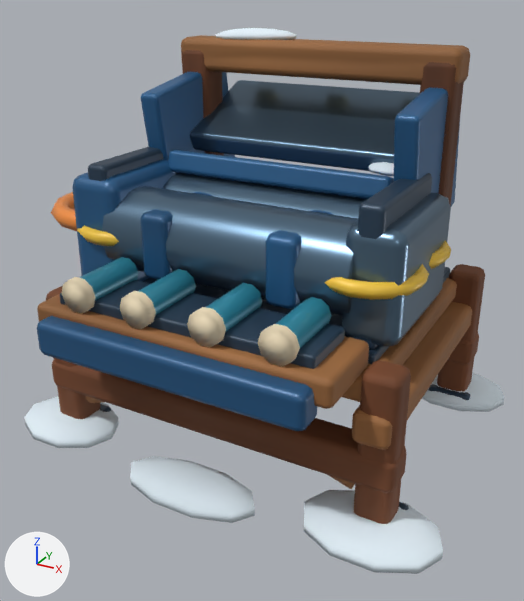
What one commit did to the glTF model HavenlineGodot/assets/stations_v2/intake_machine.glb.
Rendered twice from a 50 mm lens placed at (1.71, -3.24, 2.35), pointed at (0.0, -0.14, 0.8). Every picture has the same lights, and +X, +Y and +Z are marked at lower left. The older version comes first. Vertices at exactly the same position are counted once.

The scene before the commit, as lines of its bpy script (objects in view):
```python
me_intake_machine = bpy.data.meshes.new('intake_machine')
me_intake_machine.from_pydata(...)  # 4532 vertices, 8560 faces; spans x -1.29..1.21, y -1.08..1.02, z 0.0..2.12
me_intake_machine.materials.append(mat_hl_snow)
me_intake_machine.materials.append(mat_hl_wood)
me_intake_machine.materials.append(mat_hl_dark)
me_intake_machine.materials.append(mat_hl_wood_light)
me_intake_machine.materials.append(mat_hl_blue)
me_intake_machine.materials.append(mat_hl_metal)
me_intake_machine.materials.append(mat_hl_cream)
me_intake_machine.materials.append(mat_hl_yellow)
me_intake_machine.materials.append(mat_hl_orange)
me_intake_machine.materials.append(mat_hl_cyan)
ob_intake_machine = bpy.data.objects.new('intake_machine', me_intake_machine)
ob_intake_machine.location = (0.0, 0.0, 0.0)
```
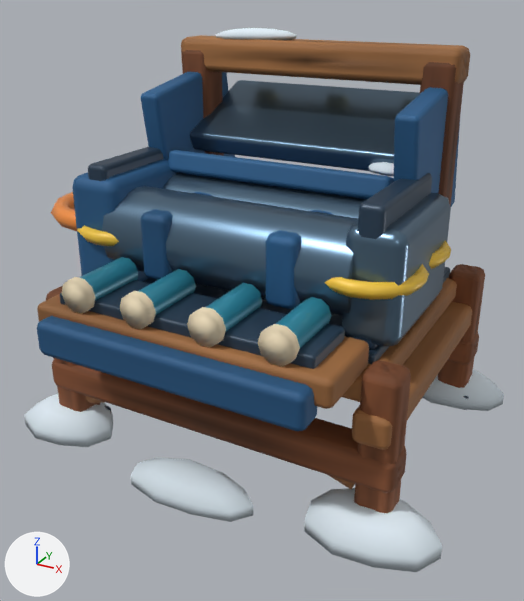
The change, as a list of edits to the scene's bpy script:
```text
Change me_intake_machine:
    used by ob_intake_machine; location = (0.0, 0.0, 0.0)
    remove me_intake_machine.from_pydata(...)  # 4532 vertices, 8560 faces; spans x -1.29..1.21, y -1.08..1.02, z 0.0..2.12
    add me_intake_machine.from_pydata(...)  # 5782 vertices, 11188 faces; spans x -1.29..1.21, y -1.08..1.02, z 0.0..2.12
    me_intake_machine part 1: 295 vertices moved from x -1.24..1.17, y 0.32..1.02, z 0.02..2.07 to x -1.21..1.17, y 0.32..1.02, z 0.02..2.07; 100 vertices removed from x -0.97..0.97, y 0.32..0.96, z 0.02..2.07; 932 vertices added at x -0.98..0.98, y 0.32..0.95, z 0.0..2.07
    me_intake_machine part 2: 189 vertices moved from x -1.21..1.21, y -1.02..-0.49, z 0.02..0.63 to x -1.18..1.21, y -1.02..-0.49, z 0.02..0.72; 47 vertices removed from x -0.97..0.97, y -0.97..-0.56, z 0.02..0.63; 465 vertices added at x -0.98..0.98, y -0.96..-0.56, z 0.0..0.88
    me_intake_machine part 3: 1766 kept faces spanning x -1.21..1.21, y -1.02..1.02, z 0.0..2.12 get new vertex colours
```

Where the change shows, as pixel boxes [x1, y1, x2, y2] in the pictures (524 x 601 px):
'intake_machine', reshaped: before [24, 28, 505, 574]; after [24, 28, 504, 572]
part 1 of me_intake_machine, reshaped: before [182, 35, 505, 412]; after [181, 35, 504, 411]
part 2 of me_intake_machine, built on: before [24, 357, 443, 574]; after [24, 286, 442, 572]
part 3 of me_intake_machine, recoloured: [25, 31, 504, 572] in both
